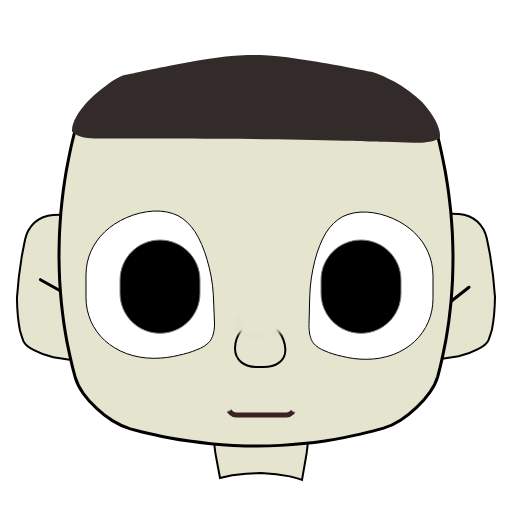
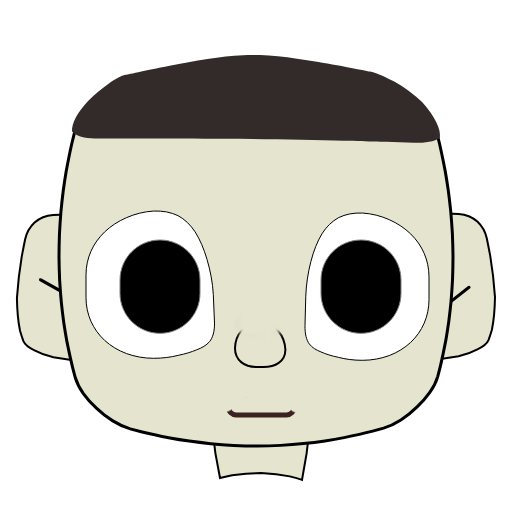
Revision of a layered 512 x 512 image; what changed, layer by layer:
pixels changed over [38, 104, 471, 361] (layer not identified)
